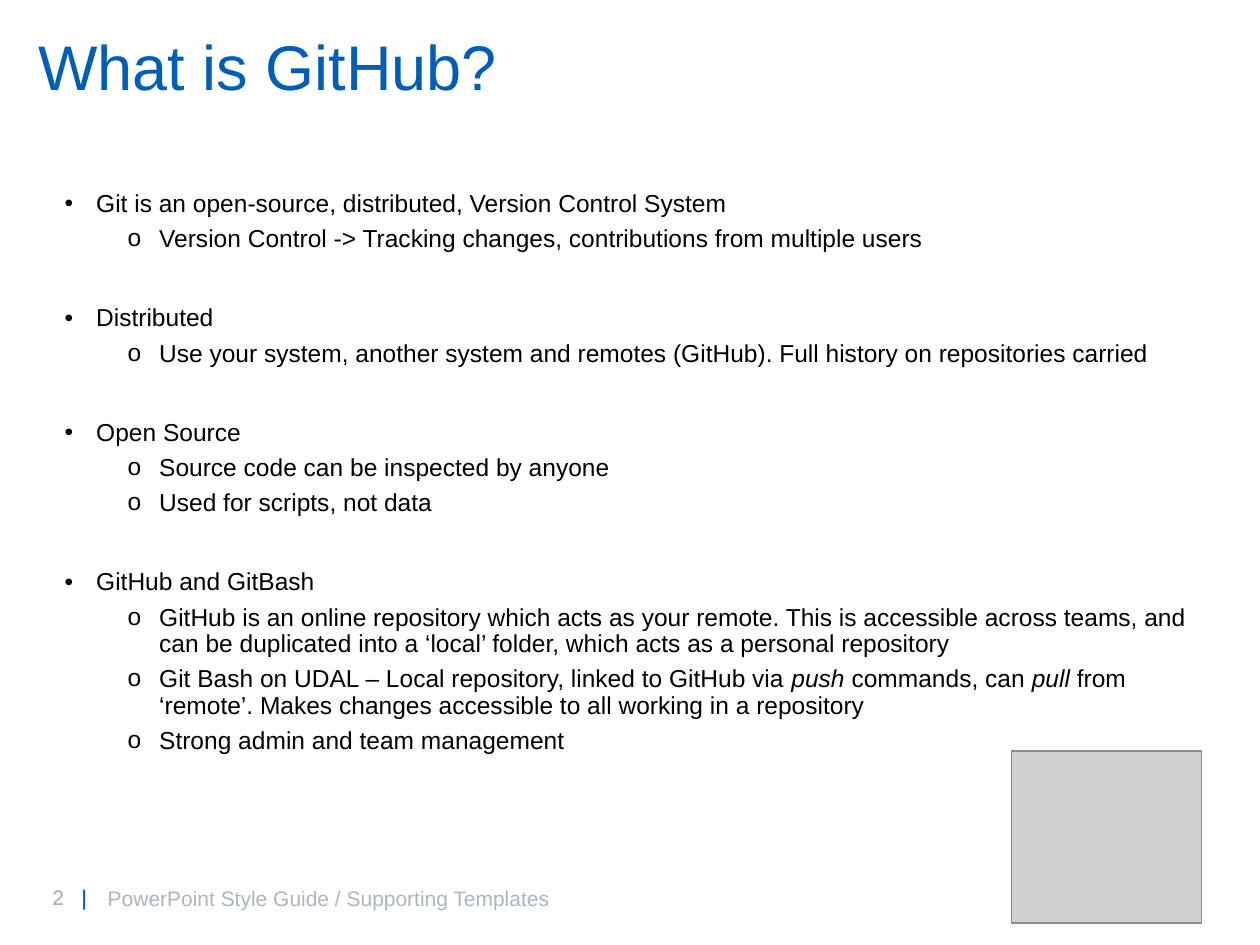
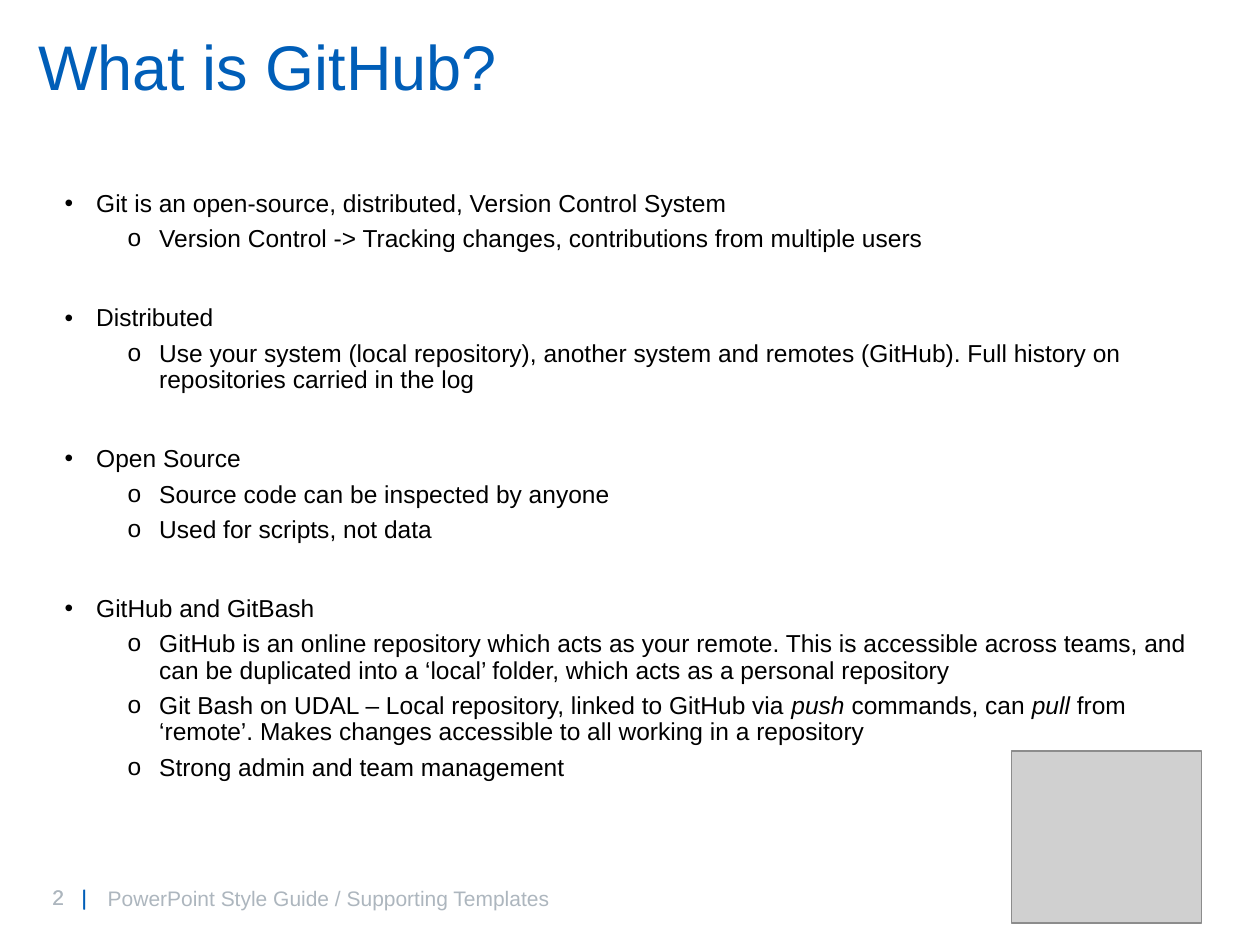
Before and after one commit to willbrooks2/Git_Introduction, a slide deck: slide 2 of GitIntro.pptx. Drawn at 1260x945 pixels with LibreOffice and Linux fonts; fonts in the diff are those of the drawing; grey boxes stand for pictures; background and template pictures are left out. Boxes give left, top, right and bottom in pixels: in the first picture for what was removed or moved away, otherwise in the second. Text is boxed around its words. In the diff, an @@ line names an element or a change of style, - is before the commit and + after.

```diff
--- a/GitIntro.pptx
+++ b/GitIntro.pptx
@@ text at [159,344,1120,393]: text changed @@
-  o Use your system, another system and remotes (GitHub). Full history on repositories carried
+  o Use your system (local repository), another system and remotes (GitHub). Full history on repositories carried in the log
```
Also in this commit, not shown: 3 other slides changed.
